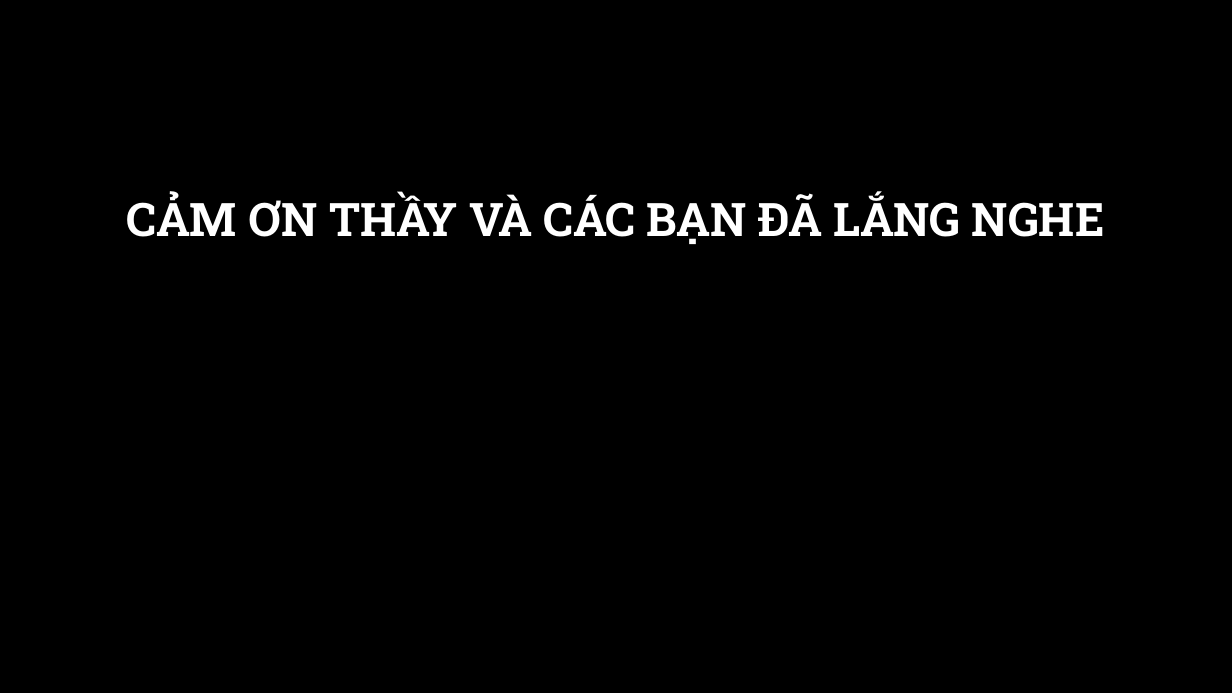
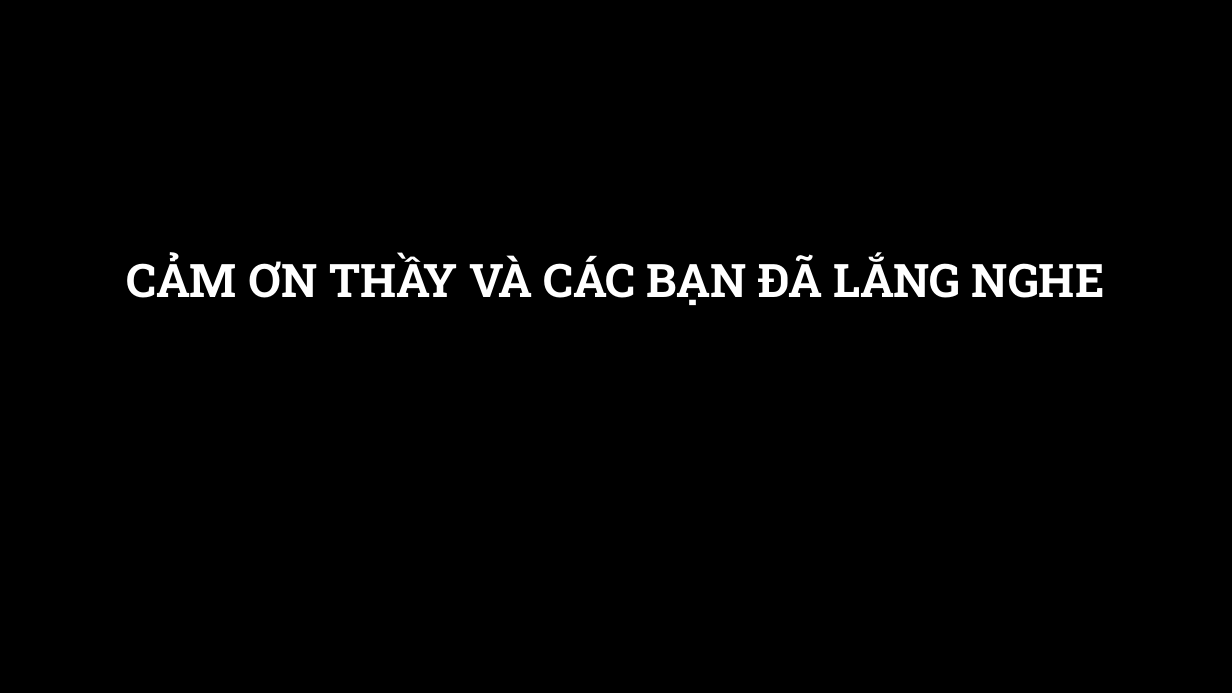
Before and after one commit to diephieunghia/3DPuzzleProject, a slide deck: slide 5 of Thuyết trình bảo vệ đồ án cuối khóa.pptx. Drawn at 1232x693 pixels with LibreOffice and Linux fonts; fonts in the diff are those of the drawing; background and template pictures are left out. Boxes give left, top, right and bottom in pixels: in the first picture for what was removed or moved away, otherwise in the second. Text is boxed around its words. In the diff, an @@ line names an element or a change of style, - is before the commit and + after.

```diff
--- a/Thuyết trình bảo vệ đồ án cuối khóa.pptx
+++ b/Thuyết trình bảo vệ đồ án cuối khóa.pptx
@@ title "CẢM ƠN THẦY VÀ CÁC ...": place and size @@
-title "CẢM ƠN THẦY VÀ CÁC ..." at [127,194,1105,244]
+title "CẢM ƠN THẦY VÀ CÁC ..." at [127,255,1105,305]
```
Also in this commit, not shown: 1 other slide changed.
